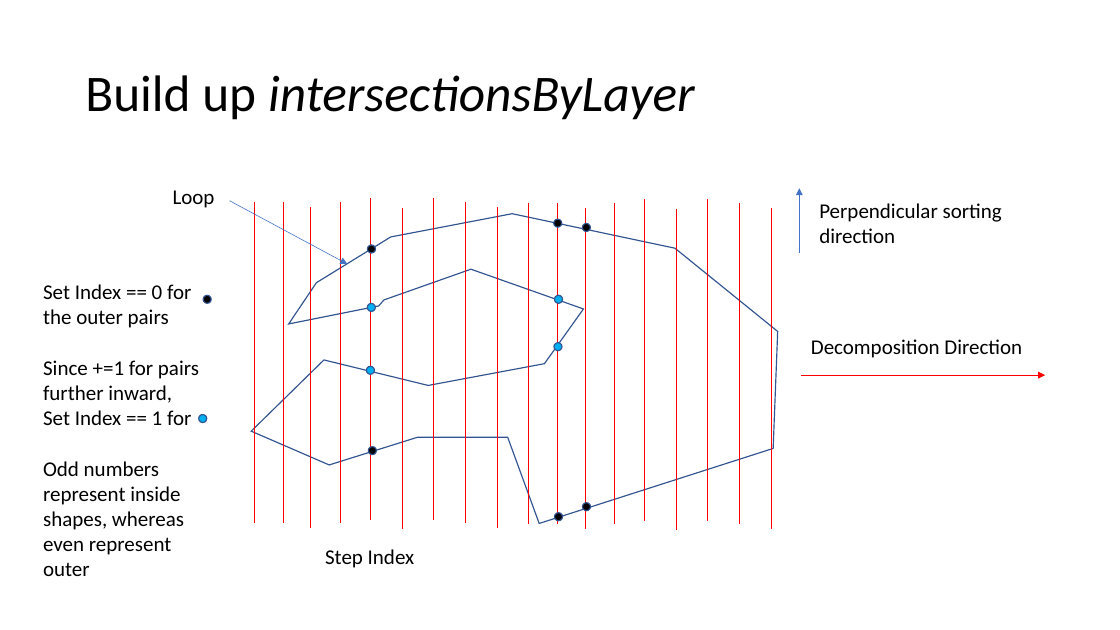
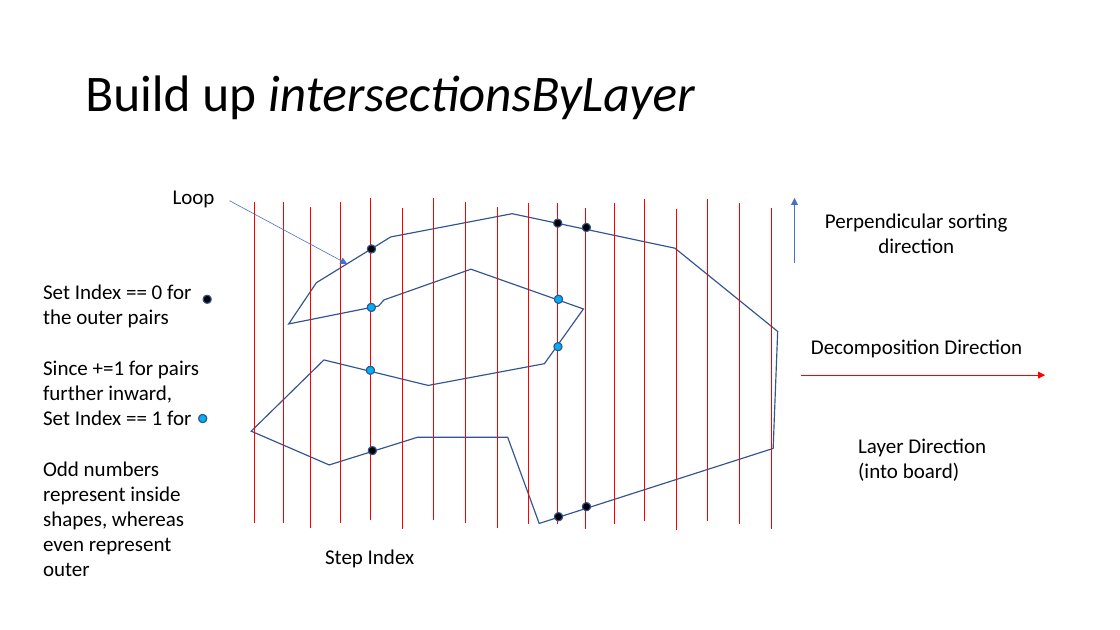
Before and after one commit to DesignEngrLab/TVGL, a slide deck: slide 4 of AlgorithDescriptions/UniformDecompositionForCrossSectionSolids.pptx. Drawn at 1120x630 pixels with LibreOffice and Linux fonts; fonts in the diff are those of the drawing. Boxes give left, top, right and bottom in pixels: in the first picture for what was removed or moved away, otherwise in the second. Text is boxed around its words. In the diff, an @@ line names an element or a change of style, - is before the commit and + after.

```diff
--- a/AlgorithDescriptions/UniformDecompositionForCrossSectionSolids.pptx
+++ b/AlgorithDescriptions/UniformDecompositionForCrossSectionSolids.pptx
@@ arrow moved from (800, 253) - (800, 188) to (795, 263) - (795, 198) @@
@@ text "Perpendicular sorting direction": place and size @@
-text "Perpendicular sorting direction" at bbox=[819, 203, 1002, 243]
+text "Perpendicular sorting direction" at bbox=[825, 213, 1007, 253]
@@ text "Perpendicular sorting direction" at bbox=[825, 213, 1007, 253]: alignment left to centre @@
@@ text added at bbox=[858, 438, 986, 481], 18 pt, text #000000 @@
+Layer Direction
+(into board)
```
Also in this commit, not shown: 3 other slides changed, 2 slides added, 1 slide removed, 2 other files.
